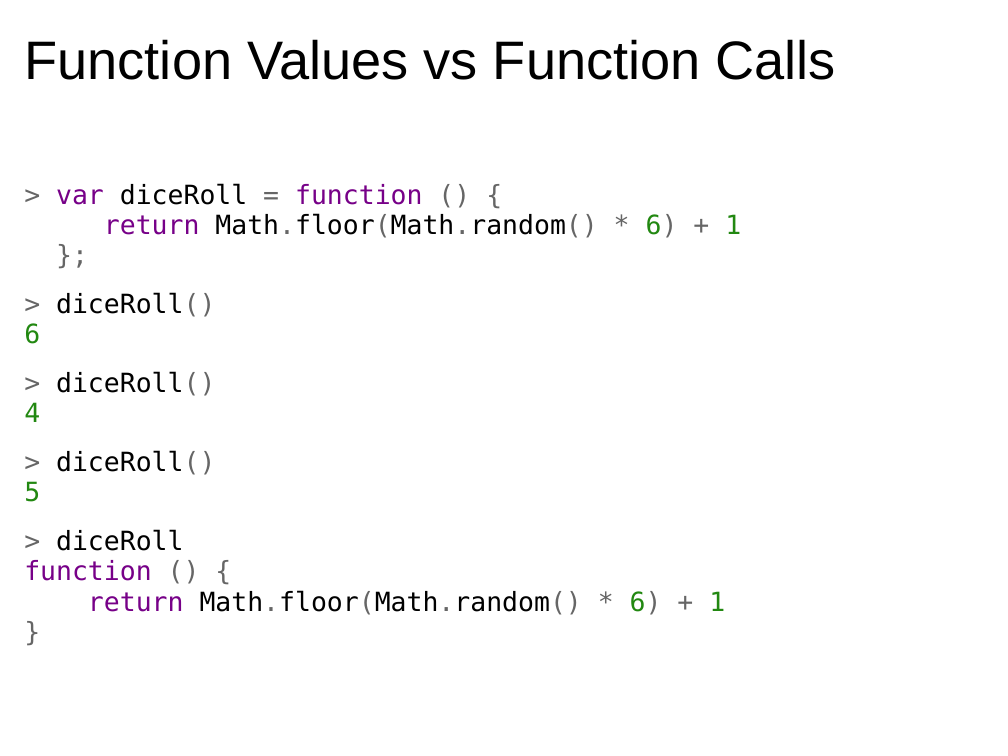
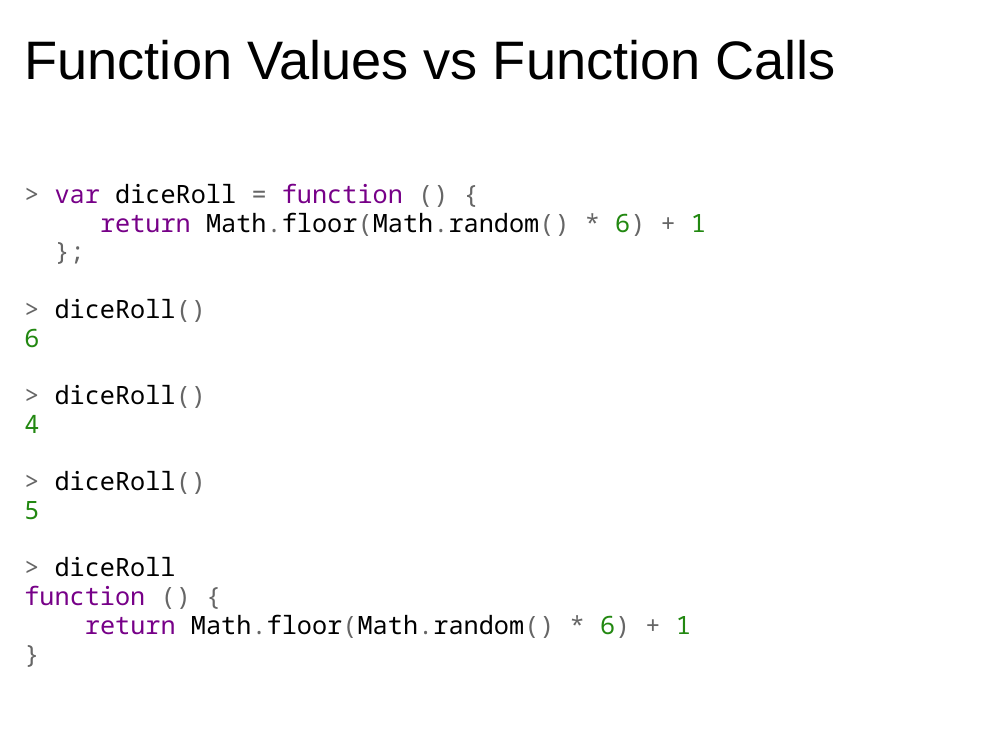
Before and after one commit to dondi/javascript-book, a slide deck: slide 6 of presentations/Chapter_5_Presentation.ppt. Drawn at 1008x756 pixels with LibreOffice and Linux fonts; fonts in the diff are those of the drawing; background and template pictures are left out. Boxes give left, top, right and bottom in pixels: in the first picture for what was removed or moved away, otherwise in the second. Text is boxed around its words. In the diff, an @@ line names an element or a change of style, - is before the commit and + after.

```diff
--- a/presentations/Chapter_5_Presentation.ppt
+++ b/presentations/Chapter_5_Presentation.ppt
@@ text "> var diceRoll = function ..." at (x1=24, y1=183, x2=706, y2=638): size 21 to 20 pt, font DejaVu Sans Mono to Noto Sans Mono @@
```
Also in this commit, not shown: 5 other slides changed, 39 slides added.
